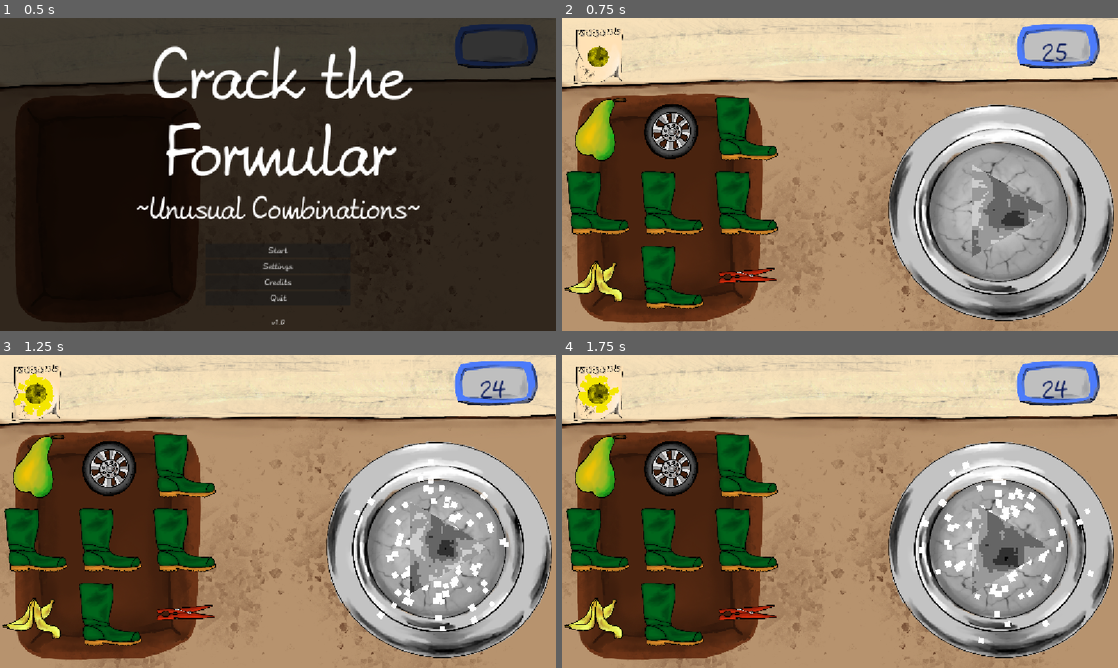
Above: before the commit, frames 1-4 (two rows, left to right).
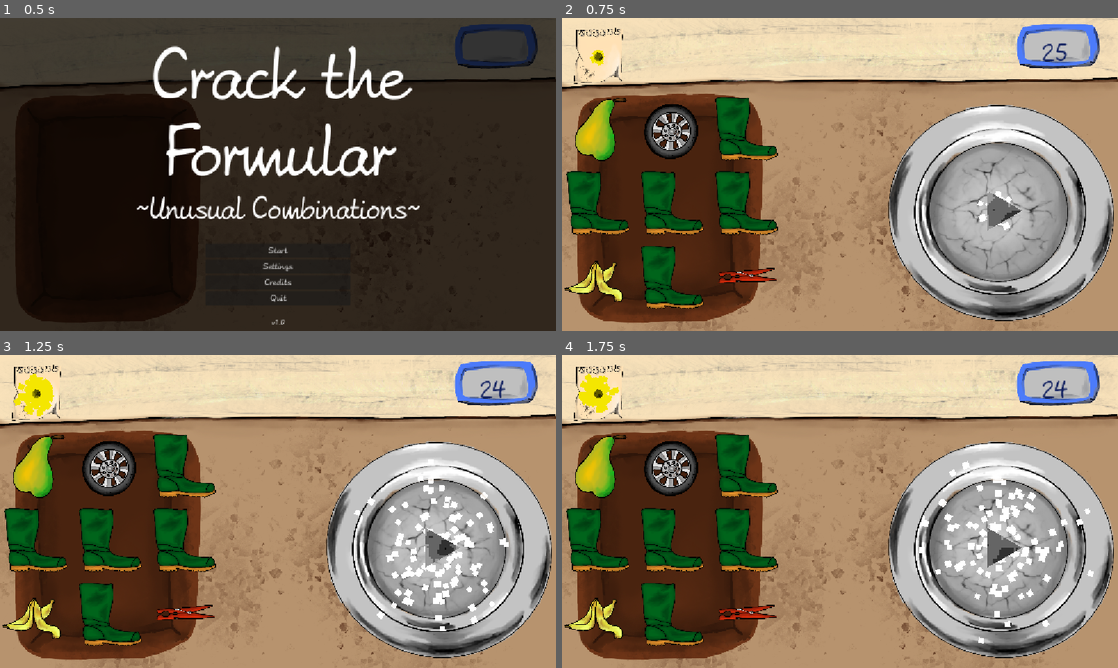
Above: after the commit, the same moments.

Repository: KIT-GameJam/Firework-Craft
Game: Godot game, scene res://gamemanager/gamemanager.tscn
The game is run twice, just before and just after one commit, with the same random seed, the same clock (stepped at 60 frames per second) and the same inputs.
Inputs (mouse positions are in pixels of both pictures, inside the frame that each line leads up to):
- Up to frame 1 (0.5 s): no input
- Up to frame 2 (0.75 s): click "Start" at 0.5 s
- Up to frame 3 (1.25 s): no input
- Up to frame 4 (1.75 s): tap Enter at 1.25 s; move the mouse to (600, 392) at 1.27 s; hold D (move_right) from 1.28 s (still down); click (600, 392) at 1.42 s

Frame 1 is identical in both runs. In frame 2, 1.5% of the frame differs, in the area x 4-88%, y 8-77%; in frame 3, 1.5%; in frame 4, 1.6%.
Error after the commit: Parse Error: Class "FireworkResource" hides a global script class. (res://entities/Ingredients/fireworkResource.gd:2)

Commit message:
Balance Changes

Diff:
--- a/autoloads/global.gd
+++ b/autoloads/global.gd
@@ -4,7 +4,7 @@
 var selected_res : AbstractIngredient = null
 var selectedRequest: Request = null
 
-const MAX_CORNERS : int = 12
+const MAX_CORNERS : int = 6
 const MAX_SIZE : int = 3
 const MAX_COLOR : int = 6
 const colors = {
--- a/entities/flask/particles.gd
+++ b/entities/flask/particles.gd
@@ -16,7 +16,7 @@
 	set_flask_corners(flask_corners)
 
 func set_flask_size(new_size: int):
-	var particle_scale = 10 + new_size * 2
+	var particle_scale: int = 10 + new_size * 2
 	form.set_size(new_size)
 	particles.lifetime = 2 + .2 * new_size
 	particles.scale_amount_min = particle_scale - 2
--- a/entities/flask/particles_form.gd
+++ b/entities/flask/particles_form.gd
@@ -1,11 +1,11 @@
 extends Polygon2D
 
-@export var base_radius := 100.0
+@export var base_radius := 20.0
 var radius := base_radius
 var segments := 3
 
 func set_size(size: int):
-	radius = base_radius + size * 10
+	radius = size * 48
 	_redraw()
 
 func set_corners(corners: int):
--- a/entities/ingredients/boot_ingredient.tscn
+++ b/entities/ingredients/boot_ingredient.tscn
@@ -6,7 +6,7 @@
 
 [sub_resource type="Resource" id="Resource_mm13r"]
 script = ExtResource("3_1u2dl")
-size_modifier = 3
+size_modifier = 1
 color_modifier = -2
 corner_modifier = -1
 metadata/_custom_type_script = "uid://dfnp38cb0upof"
Not shown, removed: entities/ingredients/abstractIngredient.gd.uid
Not shown, removed: entities/ingredients/fireworkResource.gd.uid
